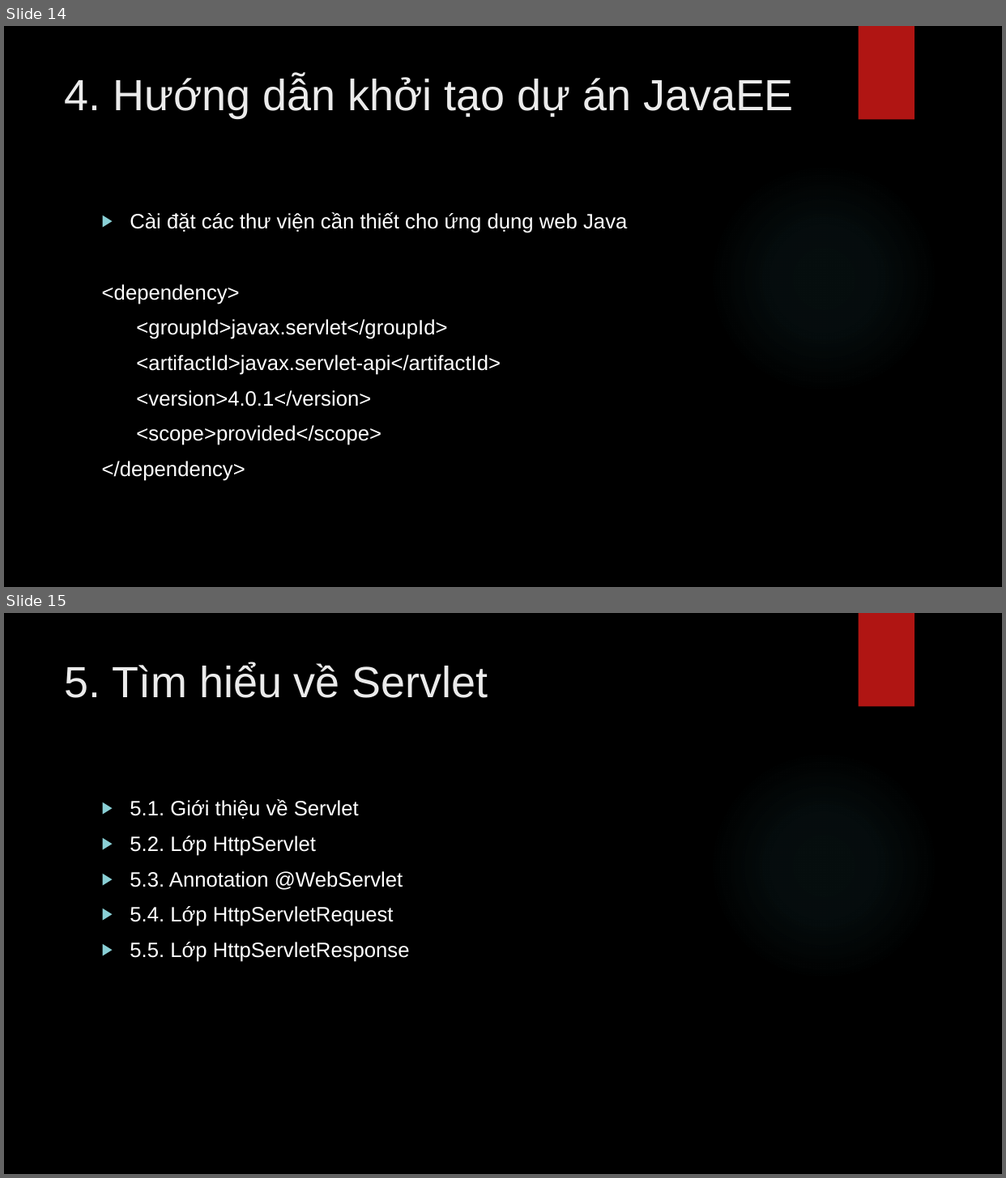
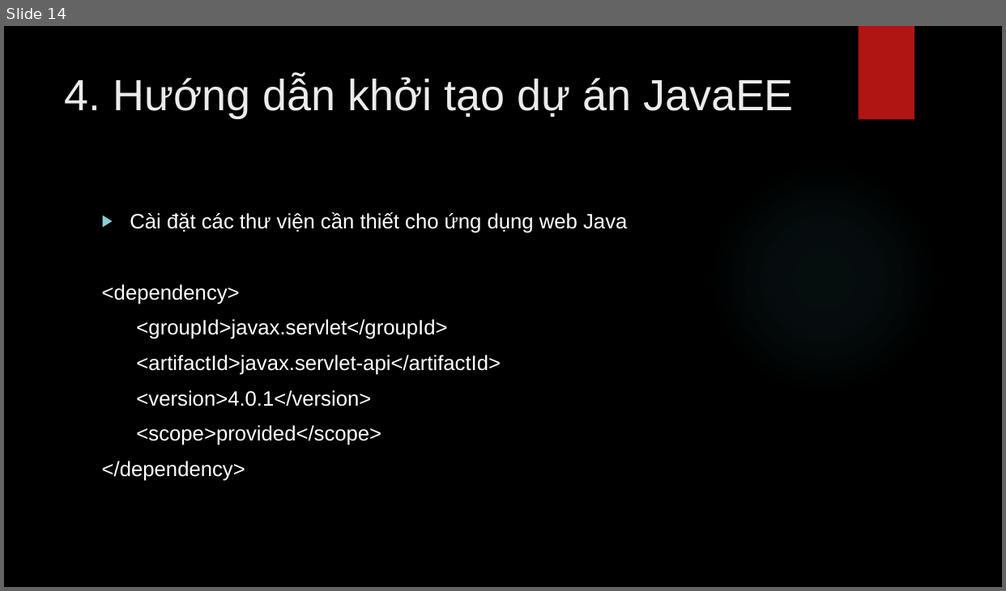
Before and after one commit to lequochai26/GDUTraining_Basic_Java_Web_Development, a slide deck: Slides/Day_7_1.pptx. Shown one above the other, each under a label of ours: slides 14 and 15 before the commit, slide 14 after it. The pictures are 1006x1178 and 1006x591 pixels, drawn with LibreOffice and Linux fonts; fonts in the diff are those of the drawing; background and template pictures are left out. Boxes give left, top, right and bottom in pixels: in the first picture for what was removed or moved away, otherwise in the second. Text is boxed around its words. In the diff, an @@ line names an element or a change of style, - is before the commit and + after.

```diff
--- a/Slides/Day_7_1.pptx
+++ b/Slides/Day_7_1.pptx
@@ slide 15 removed at [4,613,1002,1174], background picture (left out); not listed: 2 template elements that a slide beside it also shows @@
@@ title removed at [65,663,488,698] @@
-5. Tìm hiểu về Servlet
@@ text removed at [130,799,410,962] @@
-▶ 5.1. Giới thiệu về Servlet
-▶ 5.2. Lớp HttpServlet
-▶ 5.3. Annotation @WebServlet
-▶ 5.4. Lớp HttpServletRequest
-▶ 5.5. Lớp HttpServletResponse
```
Also in this commit, not shown: 15 other slides removed, 2 other files.
